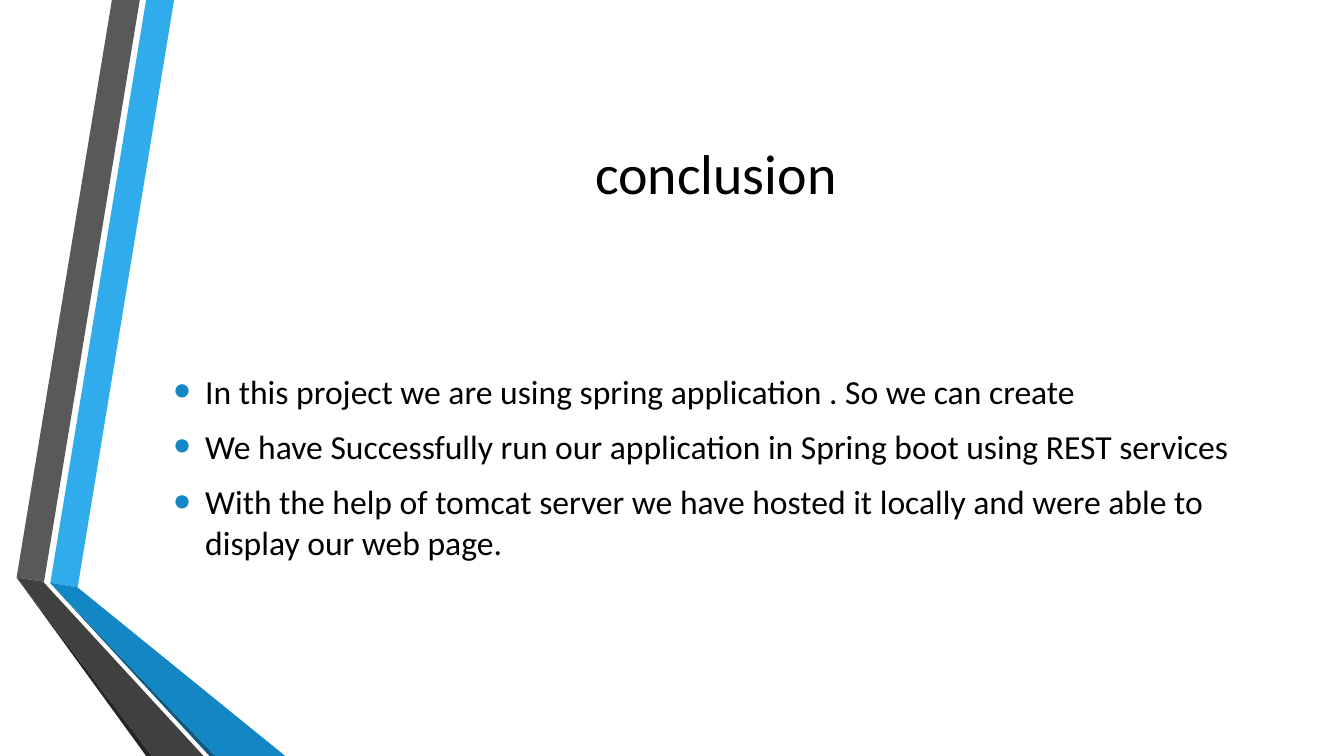
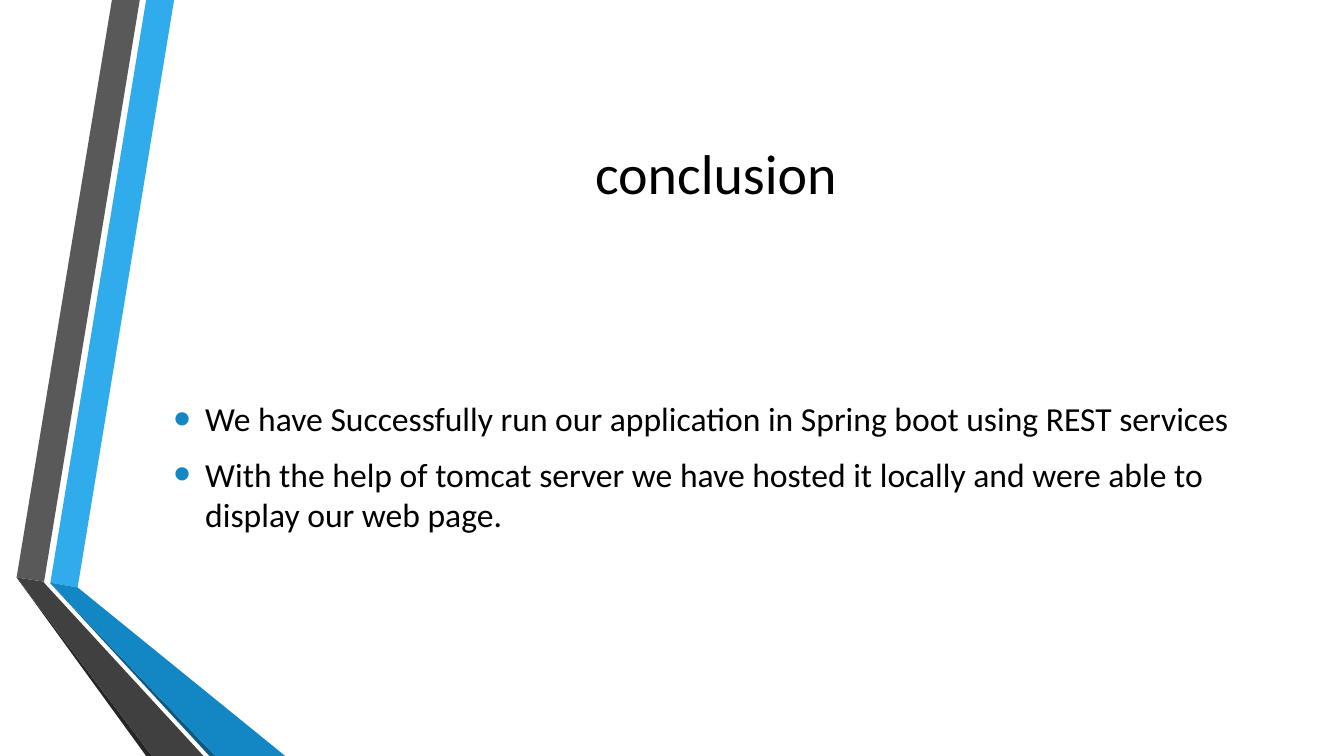
Before and after one commit to baskharm/java-spring, a slide deck: slide 31 of Building and Deploying Web APPS using Java &Spring.pptx (slide 38 before the commit). Drawn at 1344x756 pixels with LibreOffice and Linux fonts; fonts in the diff are those of the drawing; background and template pictures are left out. Boxes give left, top, right and bottom in pixels: in the first picture for what was removed or moved away, otherwise in the second. Text is boxed around its words. In the diff, an @@ line names an element or a change of style, - is before the commit and + after.

```diff
--- a/Building and Deploying Web APPS using Java &Spring.pptx
+++ b/Building and Deploying Web APPS using Java &Spring.pptx
@@ text at <box>205,380,1075,410</box>: paragraph removed @@
-• In this project we are using spring application . So we can create
```
Also in this commit, not shown: 1 slide added, 8 slides removed.
